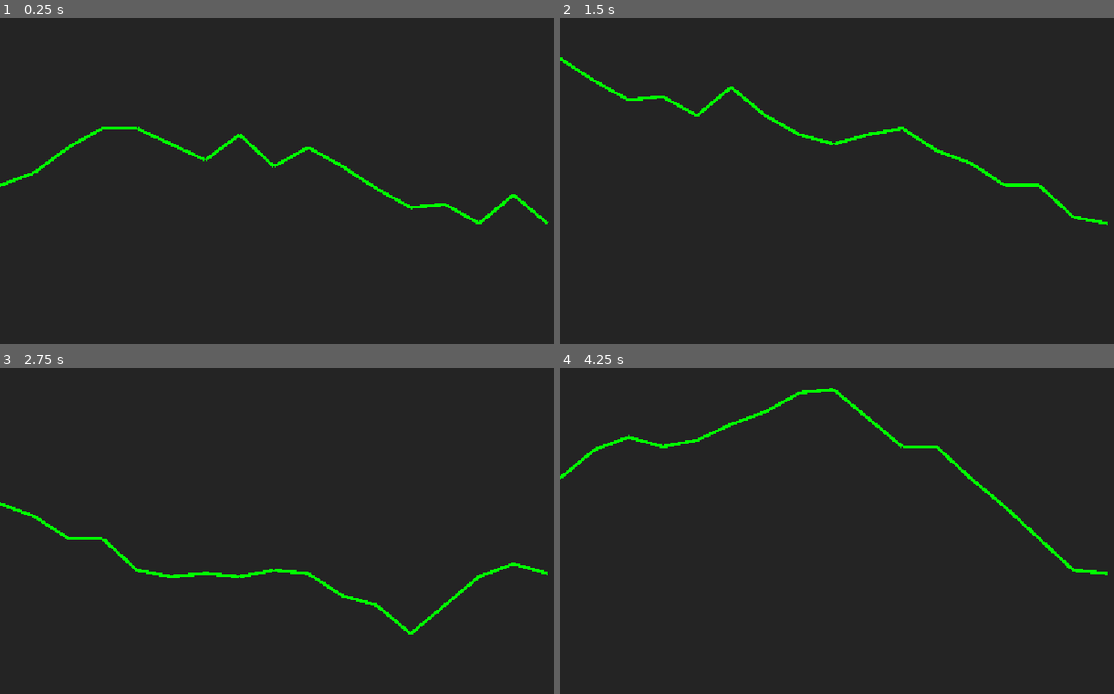
Above: before the commit, frames 1-4 (two rows, left to right).
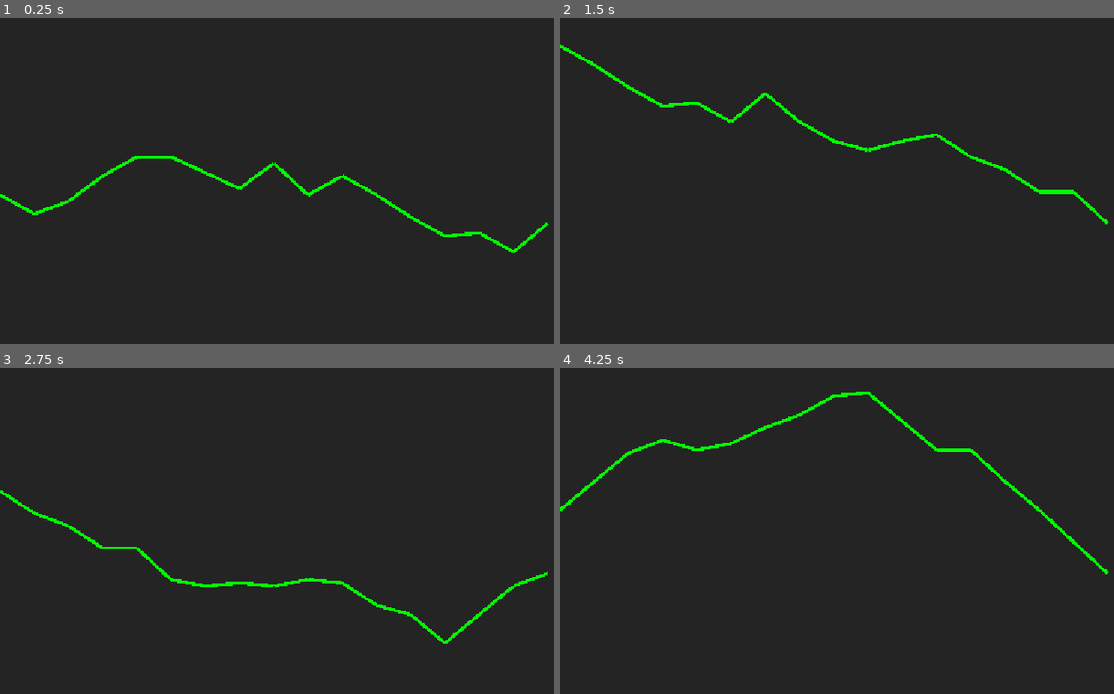
Above: after the commit, the same moments.

Repository: kokiheey/game-jam-repo
Game: Godot game, scene res://Scenes/game.tscn
The game is run twice, just before and just after one commit, with the same random seed, the same clock (stepped at 60 frames per second) and the same inputs.
Inputs:
- Up to frame 1 (0.25 s): no input
- Up to frame 2 (1.5 s): no input
- Up to frame 3 (2.75 s): no input
- Up to frame 4 (4.25 s): no input

The runs differ from the first frame. In frame 1, 2.2% of the frame differs, in the area x 0-100%, y 33-72%; in frame 2, 2.0%; in frame 3, 2.0%; in frame 4, 2.2%, in the area x 0-100%, y 6-64%.

Commit message:
Fix consts; cleaner debug

Diff:
--- a/mini-jame-gam-56/Scripts/NewsDataBase.gd
+++ b/mini-jame-gam-56/Scripts/NewsDataBase.gd
@@ -3,8 +3,8 @@
 
 static var delay: float = 3
 
-static var arc1 = NewsArticle.new("Amaizing news", null, "Carrot corp. CEO bought X for 10 million carrots!", Vector2i(100, 500), 3.0, delay);
-static var arc2 = NewsArticle.new("Good news", null, "Carrot corp. Excecutive hired 100 new workers", Vector2i(-100, 100), 2.0, delay);
-static var arc3 = NewsArticle.new("Bad news", null, "Carrot corp. CEO fired 500 workers", Vector2i(-200, 10), 4.0, delay);
+static var arc1 = NewsArticle.new("Amazing news", null, "Carrot corp. CEO bought X for 10 million carrots!", Vector2i(10, 50), 3.0, delay);
+static var arc2 = NewsArticle.new("Good news", null, "Carrot corp. Excecutive hired 100 new workers", Vector2i(-5, 20), 2.0, delay);
+static var arc3 = NewsArticle.new("Bad news", null, "Carrot corp. CEO fired 500 workers", Vector2i(-30, 2), 4.0, delay);
 
 static var listNewsArticles: Array[NewsArticle] = [arc1, arc2, arc3];
--- a/mini-jame-gam-56/Scripts/newsLogic.gd
+++ b/mini-jame-gam-56/Scripts/newsLogic.gd
@@ -21,7 +21,12 @@
 	breaking_news.emit(n.getImpact(), n.getAffectedTime(), n.getDelay())
 
 func setNews(n : NewsArticle) -> void:
-	print(n.getTitle())
+	var color := "red"
+	if(n.getTitle()=="Amazing news"):
+		color = "green"
+	elif(n.getTitle()=="Good news"):
+		color = "lime"
+	print_rich("[color=" + color + "]" + n.getTitle() + "[/color]")
 	print(n.getDescription())
 	print(n.getImpact())
 	print(n.getAffectedTime())
--- a/mini-jame-gam-56/Scripts/stock_line.gd
+++ b/mini-jame-gam-56/Scripts/stock_line.gd
@@ -6,6 +6,7 @@
 @onready var delayTimer : Timer = $Delay
 @onready var affectTimer : Timer = $Affect
 
+@export var startStockValue : int =  100000000
 @export var defaultPriceRange : Vector2i = Vector2i(-10, 10)
 @export var showLast : int = 16
 
@@ -33,7 +34,7 @@
 		testing = true
 		print_rich("[color=yellow]WARNING: Root node is not game, switching to scene testing![/color]")
 
-	prices.append(rng.randi_range(500, 1000))
+	prices.append(startStockValue)
 	for i in showLast:
 		prices.append(max(0, prices[prices.size()-1] + rng.randi_range(currentPriceRange.x, currentPriceRange.y)))
 	pass
